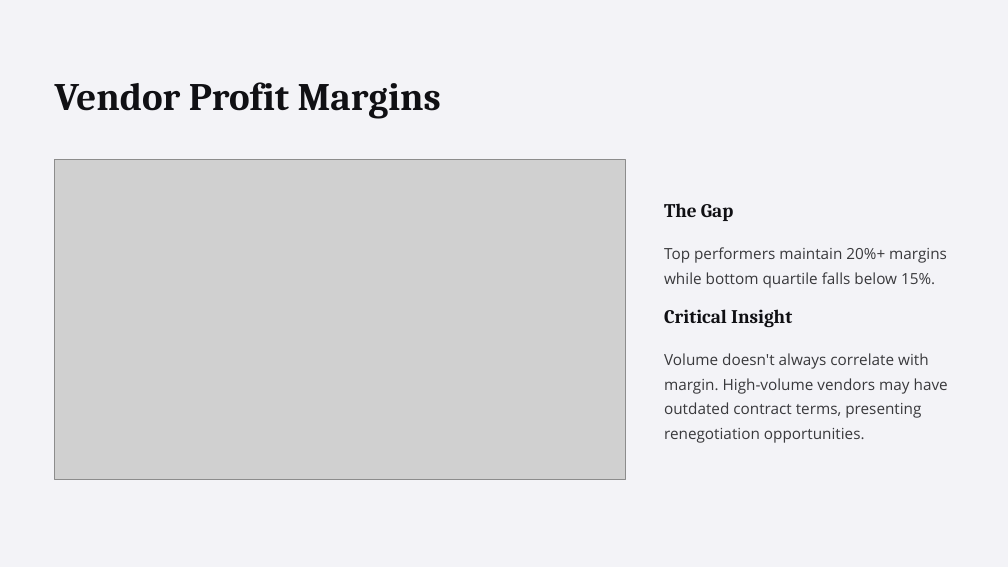
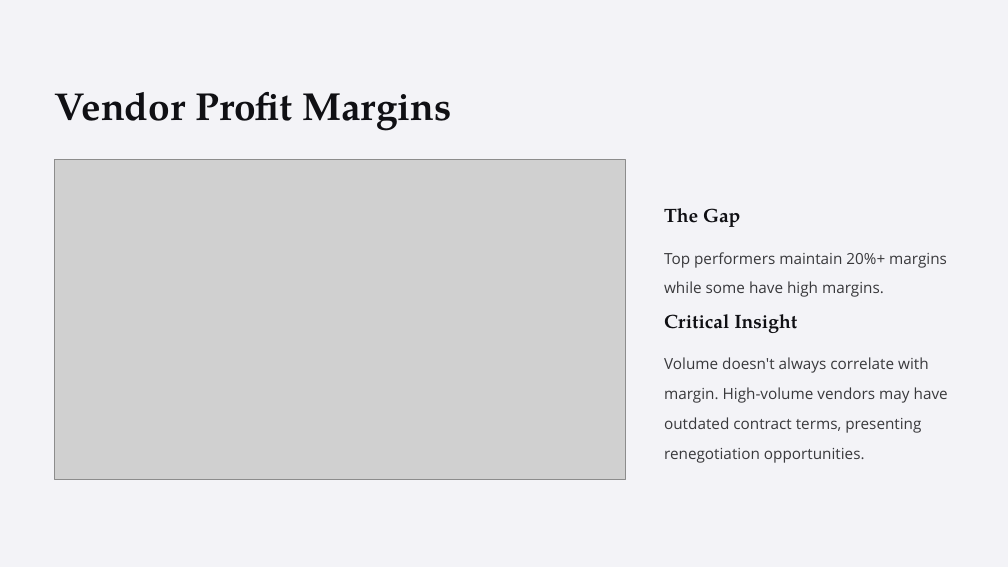
Before and after one commit to Saurabh1222/Liquor-Store-Chain-Vendor-Performance-Analysis, a slide deck: slide 5 of Vendor-Performance-Analysis.pptx. Drawn at 1008x567 pixels with LibreOffice and Linux fonts; fonts in the diff are those of the drawing; grey boxes stand for pictures; background and template pictures are left out. Boxes give left, top, right and bottom in pixels: in the first picture for what was removed or moved away, otherwise in the second. Text is boxed around its words. In the diff, an @@ line names an element or a change of style, - is before the commit and + after.

```diff
--- a/Vendor-Performance-Analysis.pptx
+++ b/Vendor-Performance-Analysis.pptx
@@ text "Vendor Profit Margins" at bbox=[55, 92, 452, 131]: font Cambria to TeX Gyre Pagella; line spacing 55.5pt to 1.25 @@
@@ text "The Gap" at bbox=[664, 208, 740, 227]: font Cambria to TeX Gyre Pagella; line spacing 27.5pt to 1.25 @@
@@ text at bbox=[664, 252, 947, 297]: text changed @@
-Top performers maintain 20%+ margins while bottom quartile falls below 15%.
+Top performers maintain 20%+ margins while some have high margins.
@@ text "Critical Insight" at bbox=[664, 314, 797, 333]: font Cambria to TeX Gyre Pagella; line spacing 27.5pt to 1.25 @@
@@ text "Volume doesn't always correlate with ..." at bbox=[664, 357, 948, 463]: line spacing 28.5pt to 1.63 @@
```
Also in this commit, not shown: 7 other slides changed, 2 slides removed.
